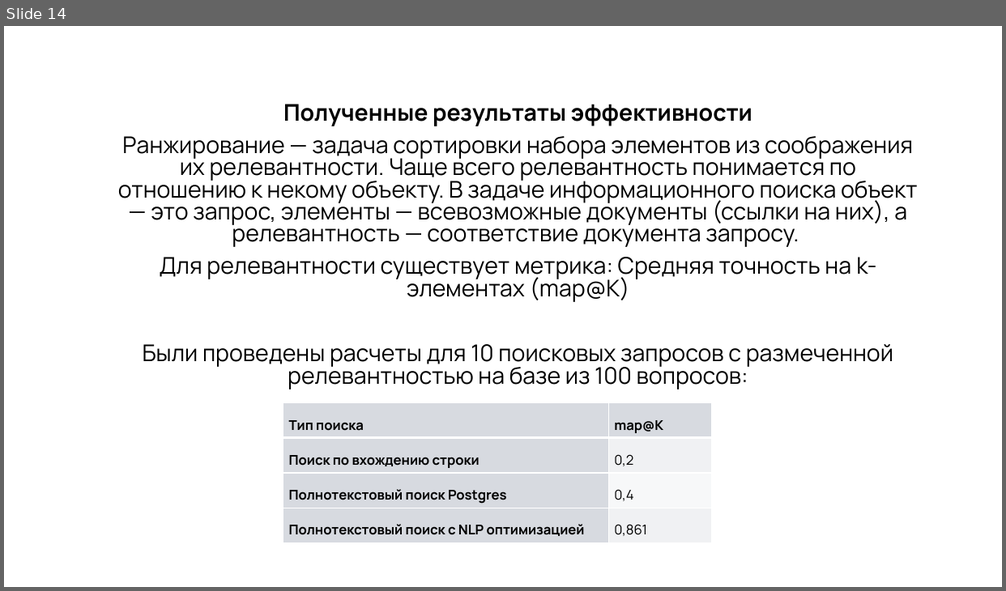
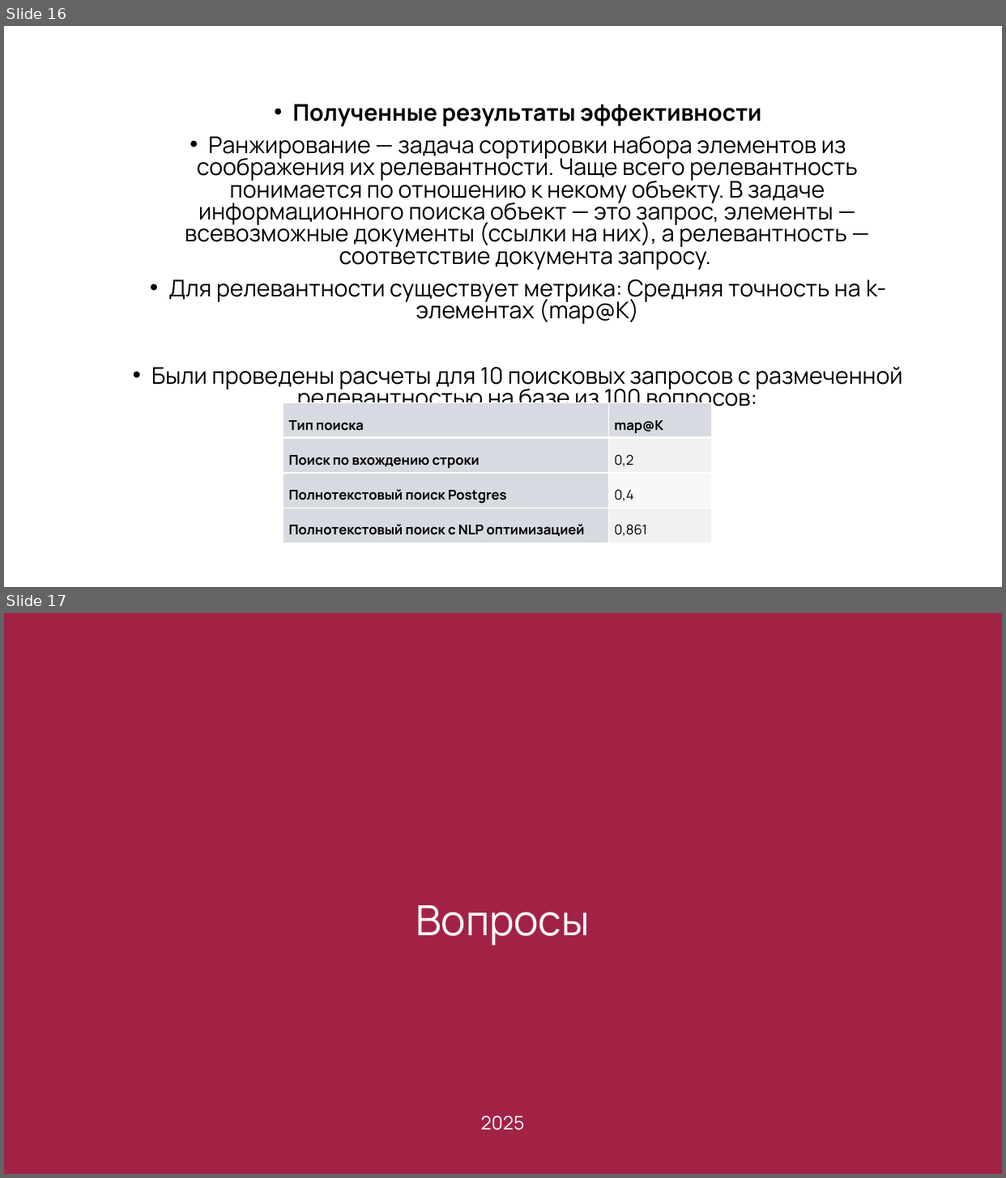
Before and after one commit to PaiNt-git/study.mag_diploma, a slide deck: Мой диплом/ВКР-набор-документов/Презентация-Забавин.pptx. Shown one above the other, each under a label of ours: slide 14 before the commit, slides 16 and 17 after it. The pictures are 1006x591 and 1006x1178 pixels, drawn with LibreOffice and Linux fonts; fonts in the diff are those of the drawing; background and template pictures are left out. Boxes give left, top, right and bottom in pixels: in the first picture for what was removed or moved away, otherwise in the second. Text is boxed around its words. In the diff, an @@ line names an element or a change of style, - is before the commit and + after.

```diff
--- a/Мой диплом/ВКР-набор-документов/Презентация-Забавин.pptx
+++ b/Мой диплом/ВКР-набор-документов/Презентация-Забавин.pptx
@@ slide 17 added at [4,613,1002,1174], background #FFFFFF @@
@@ rectangle added at [4,613,1002,1174], fill #A22245 @@
@@ text added at [415,905,589,946], 40 pt, text #FFFFFF @@
+Вопросы
@@ text added at [481,1116,525,1131], 18 pt, text #FFFFFF @@
+2025
@@ what was slide 14 is now slide 16 @@
@@ slide 16 changed as well @@
@@ subtitle "Полученные результаты эффективности" at [151,104,902,407]: bullet none to • @@
@@ table at [283,403,711,540] @@
@@ borders changed @@
```
Also in this commit, not shown: 13 other slides changed, 2 other slides added, 1 slide removed, 3 other files.
